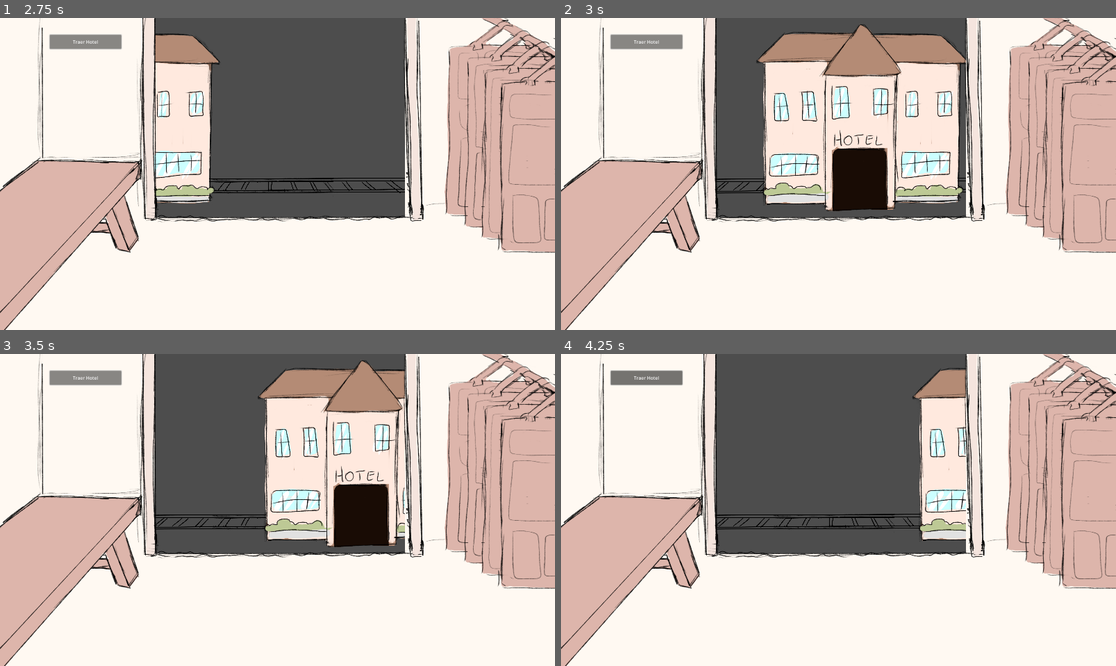
Above: before the commit, frames 1-4 (two rows, left to right).
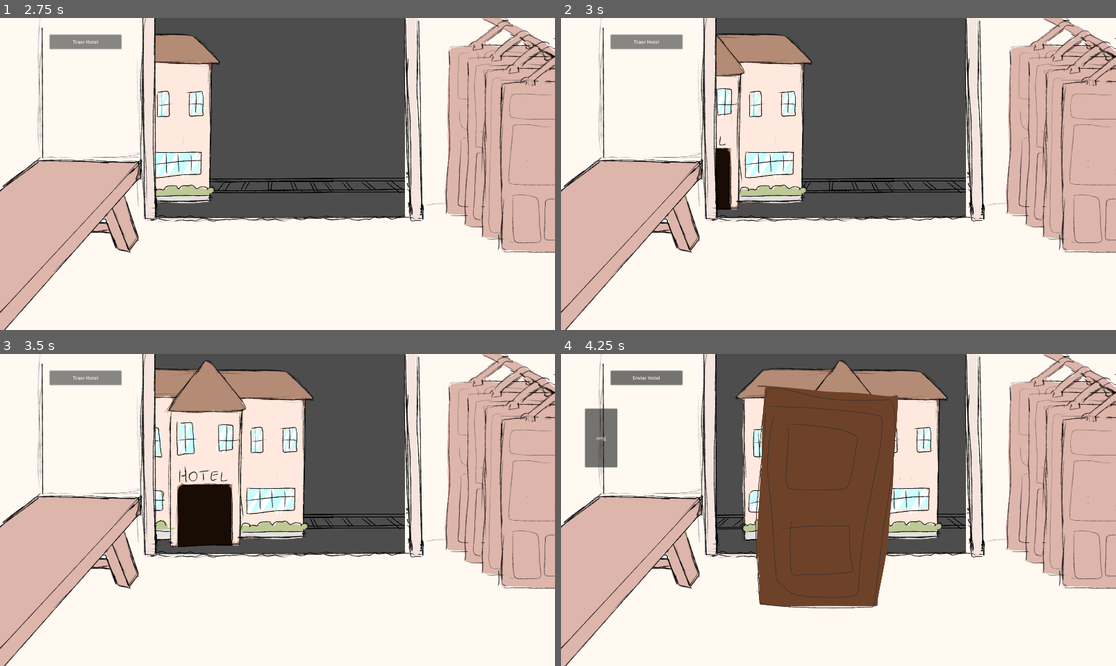
Above: after the commit, the same moments.

Repository: JavierLarre/game-jam-puertas
Game: Godot game, scene res://puertas.tscn
The game is run twice, just before and just after one commit, with the same random seed, the same clock (stepped at 60 frames per second) and the same inputs.
Inputs (mouse positions are in pixels of both pictures, inside the frame that each line leads up to):
- Up to frame 1 (2.75 s): click "Traer Hotel" at 0.5 s; click "Comenzar!" at 1.25 s; click "Traer Hotel" at 2 s
- Up to frame 2 (3 s): click "Traer Hotel" at 2.75 s
- Up to frame 3 (3.5 s): no input
- Up to frame 4 (4.25 s): move the mouse to (960, 494) at 3.52 s; click (960, 494) at 3.67 s

Frame 1 is identical in both runs. In frame 2, 21% of the frame differs, in the area x 27-73%, y 2-62%; in frame 3, 22%; in frame 4, 27%, in the area x 4-73%, y 2-82%.

Commit message:
hotfix de hotfix

Diff:
--- a/ui/building_button.gd
+++ b/ui/building_button.gd
@@ -2,19 +2,26 @@
 
 var building_view
 var is_building_here := false
+var is_locked := false
+
 
 func _ready() -> void:
 	text = "Traer Hotel"
 
 func _pressed() -> void:
-	print("waos")
-	if not is_building_here:
-		building_view.building_stopped_moving.connect(change_text)
-	if is_building_here:
-		building_view.send_building()
-	else:
-		building_view.bring_building()
-		is_building_here = true
+	if not is_locked:
+		is_locked = true
+		if not is_building_here:
+			is_building_here = true
+			building_view.bring_building()
+			await building_view.building_stopped_moving
+			print("a")
 
-func change_text():
-	text = "Enviar hotel"
+			text = "Enviar Hotel"
+		else:
+			is_building_here = false
+			building_view.send_building()
+			await building_view.building_stopped_moving
+
+			text = "Traer Hotel"
+		is_locked = false
--- a/ui/buildings_view.gd
+++ b/ui/buildings_view.gd
@@ -13,5 +13,5 @@
 func send_building() -> void:
 	building_animation.play("Leaving")
 
-func emit_building_signal(animation_name) -> void:
+func emit_building_signal(_animation_name) -> void:
 	building_stopped_moving.emit()
--- a/ui/buildings_view.tscn
+++ b/ui/buildings_view.tscn
@@ -114,6 +114,7 @@
 offset_right = -866.0
 grow_horizontal = 2
 grow_vertical = 2
+mouse_filter = 2
 texture = ExtResource("1_g5gas")
 expand_mode = 1
 stretch_mode = 5
@@ -135,6 +136,7 @@
 offset_bottom = 239.0
 grow_horizontal = 2
 grow_vertical = 2
+mouse_filter = 2
 texture = ExtResource("2_1pc7p")
 expand_mode = 1
 stretch_mode = 5
--- a/ui/carpinteria.tscn
+++ b/ui/carpinteria.tscn
@@ -14,12 +14,14 @@
 anchor_bottom = 1.0
 grow_horizontal = 2
 grow_vertical = 2
+mouse_filter = 2
 texture = ExtResource("2_dxaw4")
 expand_mode = 1
 
 [node name="BuildingsView" parent="." instance=ExtResource("3_85167")]
 offset_left = 2.40002
 offset_right = 2.3999
+mouse_filter = 1
 
 [node name="BuildingButton" type="Button" parent="."]
 offset_left = 172.0
--- a/ui/decorar_puerta.tscn
+++ b/ui/decorar_puerta.tscn
@@ -5,6 +5,7 @@
 [ext_resource type="PackedScene" uid="uid://cfh5eoiimm3wx" path="res://ui/mouse_texture.tscn" id="3_312pi"]
 
 [node name="DecorarPuerta" type="CanvasLayer"]
+layer = 2
 script = ExtResource("1_qptrn")
 
 [node name="TextureRect" type="TextureRect" parent="."]
@@ -19,6 +20,7 @@
 stretch_mode = 5
 
 [node name="MouseTexture" parent="." instance=ExtResource("3_312pi")]
+mouse_filter = 2
 
 [node name="Control" type="Control" parent="."]
 layout_mode = 3
@@ -31,7 +33,6 @@
 offset_bottom = -159.0
 grow_horizontal = 2
 grow_vertical = 2
-mouse_filter = 1
 
 [node name="Button" type="Button" parent="."]
 offset_left = 83.0
--- a/ui/mouse_texture.tscn
+++ b/ui/mouse_texture.tscn
@@ -11,8 +11,10 @@
 layout_mode = 0
 offset_right = 40.0
 offset_bottom = 40.0
+mouse_filter = 2
 
 [node name="DefaultTexture" type="TextureRect" parent="."]
 layout_mode = 0
 offset_right = 40.0
 offset_bottom = 40.0
+mouse_filter = 2
